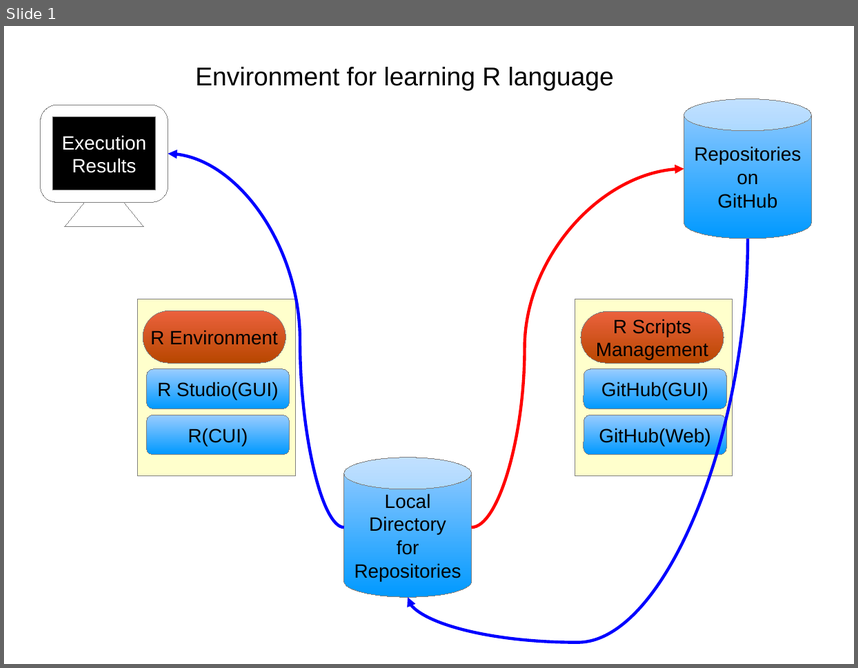
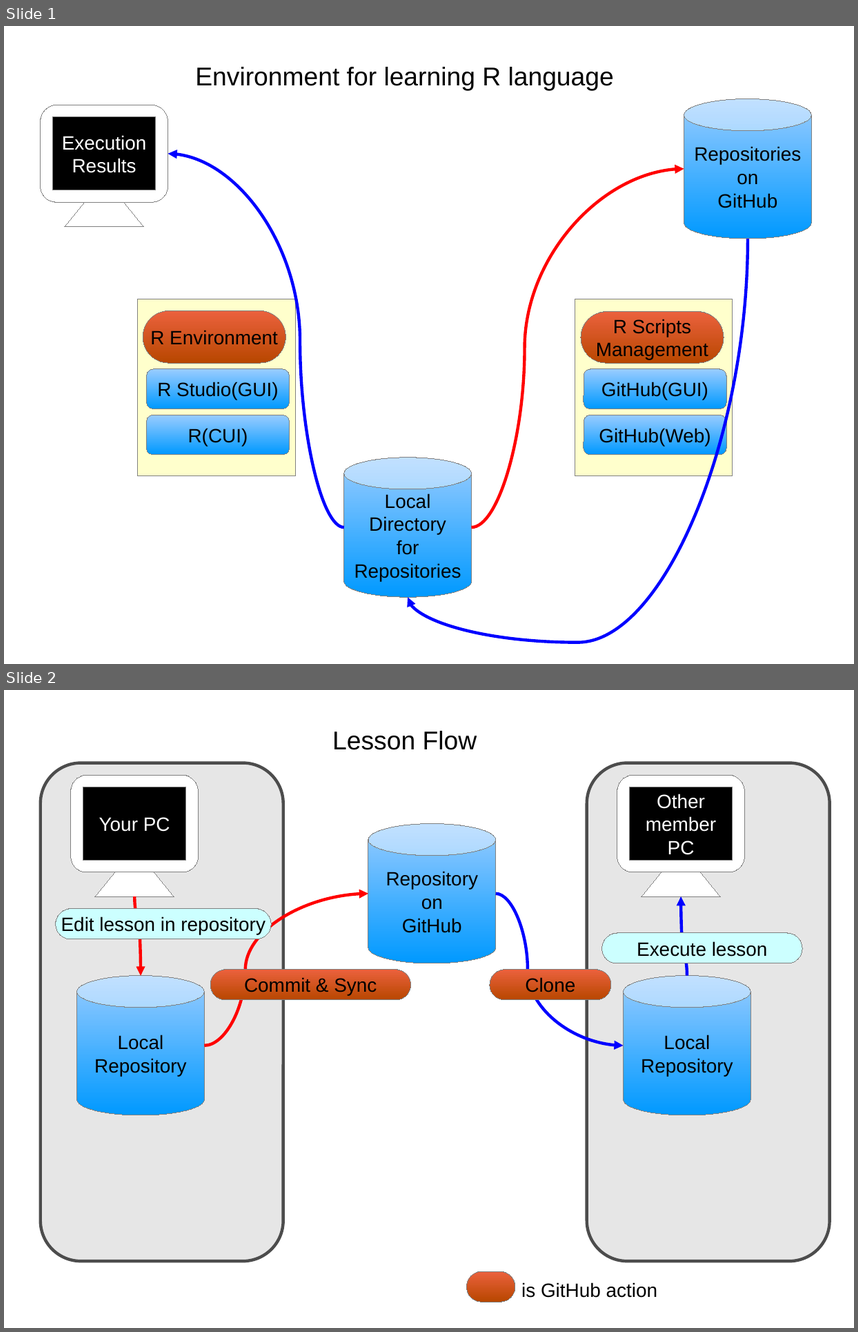
Before and after one commit to lilca/Lessons-for-learning-R-language, a slide deck: Images.odp. Shown one above the other, each under a label of ours: slide 1 before the commit, slides 1 and 2 after it. The pictures are 858x668 and 858x1332 pixels, drawn with LibreOffice and Linux fonts; fonts in the diff are those of the drawing. Boxes give left, top, right and bottom in pixels: in the first picture for what was removed or moved away, otherwise in the second. Text is boxed around its words. In the diff, an @@ line names an element or a change of style, - is before the commit and + after.

Commit message:
Add a flow of lesson

```diff
--- a/Images.odp
+++ b/Images.odp
@@ slide 2 added at [4, 690, 854, 1328], background #FFFFFF @@
@@ text added at [332, 731, 477, 750], 24 pt, text #000000 @@
+Lesson Flow
@@ freeform shape added at [41, 762, 283, 1261], fill #E6E6E6, outline #4C4C4C 2.83 pt @@
@@ freeform shape added at [587, 762, 830, 1261], fill #E6E6E6, outline #4C4C4C 2.83 pt @@
@@ rounded rectangle added at [71, 775, 199, 872], fill #FFFFFF, outline #808080 0 pt @@
@@ rectangle added at [83, 787, 186, 860], fill #000000, outline #808080 0 pt, 18 pt, text #FFFFFF @@
+Your PC
@@ rounded rectangle added at [617, 775, 744, 872], fill #FFFFFF, outline #808080 0 pt @@
@@ rectangle added at [630, 787, 733, 860], fill #000000, outline #808080 0 pt, 18 pt, text #FFFFFF @@
+Other
+member
+PC
@@ cylinder added at [368, 823, 495, 963], fill gradient #99CCFF to #0099FF, outline #808080 0 pt, 18 pt, text #000000 @@
+Repository
+on
+GitHub
@@ freeform shape added at [95, 872, 174, 896], fill #FFFFFF, outline #808080 0 pt @@
@@ freeform shape added at [642, 872, 721, 896], fill #FFFFFF, outline #808080 0 pt @@
@@ curved arrow added from (205, 1045) to (368, 894), #FF0000 2.83 pt @@
@@ curved arrow added from (496, 894) to (624, 1045), #0000FF 2.83 pt @@
@@ rounded rectangle added at [56, 908, 272, 938], fill #CCFFFF, outline #808080 0 pt, 18 pt, text #000000 @@
+Edit lesson in repository
@@ curved arrow added from (134, 897) to (141, 976), #FF0000 2.83 pt @@
@@ curved arrow added from (688, 976) to (682, 897), #0000FF 2.83 pt @@
@@ rounded rectangle added at [603, 933, 803, 963], fill #CCFFFF, outline #808080 0 pt, 18 pt, text #000000 @@
+Execute lesson
@@ cylinder added at [76, 976, 204, 1115], fill gradient #99CCFF to #0099FF, outline #808080 0 pt, 18 pt, text #000000 @@
+Local
+Repository
@@ rounded rectangle added at [211, 969, 411, 999], fill gradient #EB613D to #B84700, outline #808080 0 pt, 18 pt, text #000000 @@
+Commit & Sync
@@ rounded rectangle added at [490, 969, 611, 999], fill gradient #EB613D to #B84700, outline #808080 0 pt, 18 pt, text #000000 @@
+Clone
@@ cylinder added at [624, 976, 751, 1115], fill gradient #99CCFF to #0099FF, outline #808080 0 pt, 18 pt, text #000000 @@
+Local
+Repository
@@ rounded rectangle added at [467, 1272, 515, 1302], fill gradient #EB613D to #B84700, outline #808080 0 pt @@
@@ text added at [522, 1282, 658, 1297], 18 pt, text #000000 @@
+is GitHub action
```
